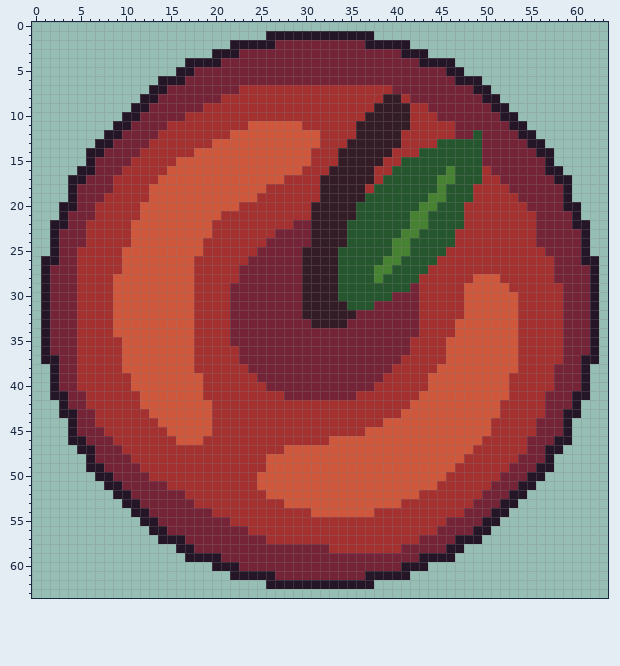
Pixel-art sprite -- assets/apple.png. The picture above was drawn from the file before the commit.
The file is 64x64 pixels.
New version:
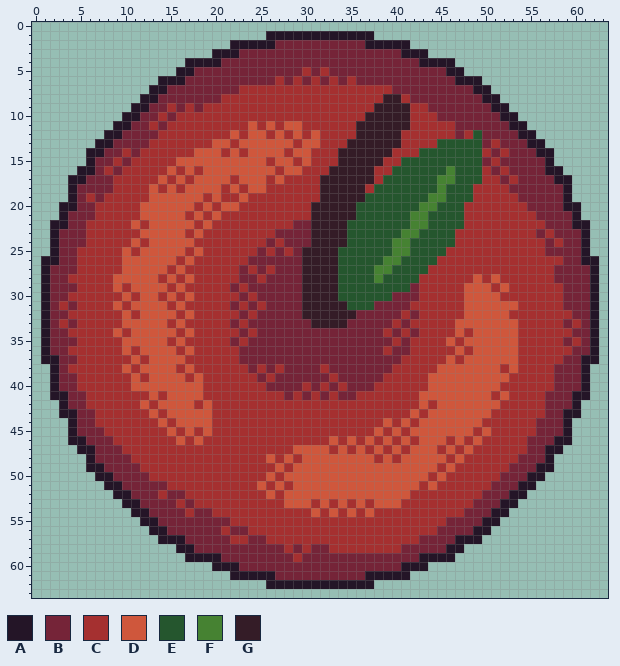
Palette (. is transparent): A #241527  B #752438  C #a53030  D #cf573c  E #25562e  F #468232  G #341c27
Difference:
The edit turns colour B into colour C in row 5 at x 30 and 32; in row 6 at x 27, 29, 31, 33 and 35; in row 9 at x 15 and 17; in row 10 at x 14 and 16; in row 11 at x 13; in row 12 at x 48.
The edit turns colour B into colour C in row 13 at x 51; in row 14 at x 10, 50 and 52; in row 15 at x 9 and 51; in row 16 at x 8 and 52; in row 17 at x 53; in row 19 at x 6.
The edit turns colour B into colour C in row 22 at x 56; in row 23 at x 57; in row 24 at x 27, 56 and 58; in row 25 at x 26 and 28; in row 26 at x 58; in row 27 at x 24 and 26.
The edit turns colour B into colour C in row 28 at x 4 and 25; in row 29 at x 23; in row 30 at x 4, 22 and 24; in row 31 at x 3, 23, 25 and 42; in row 32 at x 4, 22, 24, 41 and 59; in row 33 at x 3, 23, 40, 42 and 60.
The edit turns colour B into colour C in row 34 at x 4, 22, 24, 39, 41 and 59; in row 35 at x 23, 40 and 60; in row 36 at x 4, 39 and 59; in row 38 at x 4, 25, 27 and 32; in row 39 at x 26 and 33; in row 40 at x 30, 32 and 34.
The edit turns colour B into colour C in row 41 at x 29, 31 and 33; in row 52 at x 14; in row 53 at x 16; in row 54 at x 17; in row 56 at x 21; in row 57 at x 22 to 23.
The edit turns colour B into colour C in row 58 at x 28 and 30; in row 59 at x 29.
The edit turns colour D into colour C in row 11 at x 25 and 27; in row 12 at x 23, 26, 28 and 30; in row 13 at x 22 and 29; in row 14 at x 21, 23 and 28; in row 15 at x 26 and 29; in row 16 at x 16, 18 and 27.
The edit turns colour D into colour C in row 17 at x 15, 17, 22 and 26; in row 18 at x 14, 16, 21 and 23; in row 19 at x 19, 21 to 22 and 24; in row 20 at x 18 and 20; in row 21 at x 17 and 19; in row 22 at x 12 and 18.
The edit turns colour D into colour C in row 23 at x 11, 17 and 19; in row 24 at x 12 and 18; in row 25 at x 11 and 17; in row 26 at x 16; in row 27 at x 15 and 17; in row 28 at x 14, 16 and 50.
The edit turns colour D into colour C in row 29 at x 10, 15, 17 and 51; in row 30 at x 9, 11, 14, 16 and 52 to 53; in row 31 at x 10, 15 and 17; in row 32 at x 9, 11, 16 and 53; in row 33 at x 9, 15 and 17; in row 34 at x 10, 16 and 48.
The edit turns colour D into colour C in row 35 at x 15, 17 and 47; in row 36 at x 11, 16, 46 and 48; in row 37 at x 10, 12, 17 and 47; in row 38 at x 11, 16 and 52; in row 39 at x 12 and 17; in row 40 at x 52.
The edit turns colour D into colour C in row 41 at x 12, 14 and 51; in row 42 at x 13, 18, 42 and 44; in row 43 at x 14, 41, 43 and 51; in row 44 at x 15, 40, 42 and 50; in row 45 at x 16, 18, 37, 39, 41 and 49; in row 46 at x 17, 34, 36, 38, 40, 42, 46 and 48.
The edit turns colour D into colour C in row 47 at x 28, 33, 35, 37, 39, 41, 45 and 47; in row 48 at x 27, 29, 38, 40 and 46; in row 49 at x 26, 28 and 45; in row 50 at x 25, 27 and 44; in row 51 at x 26, 28 and 43; in row 52 at x 27 and 42.
The edit turns colour D into colour C in row 53 at x 31, 33, 35 and 37; in row 54 at x 32, 34 and 36.
Pixel boxes of the changes (left, top, right, bottom) in both pictures:
changed: (86, 67, 563, 562)
changed: (59, 274, 77, 373)
changed: (563, 310, 581, 355)
